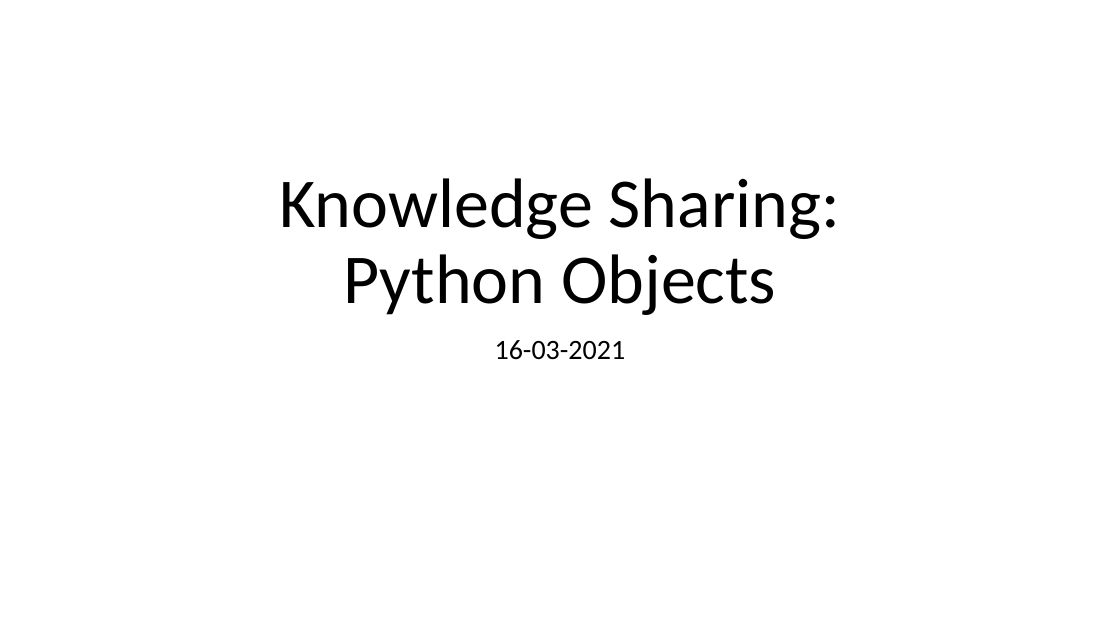
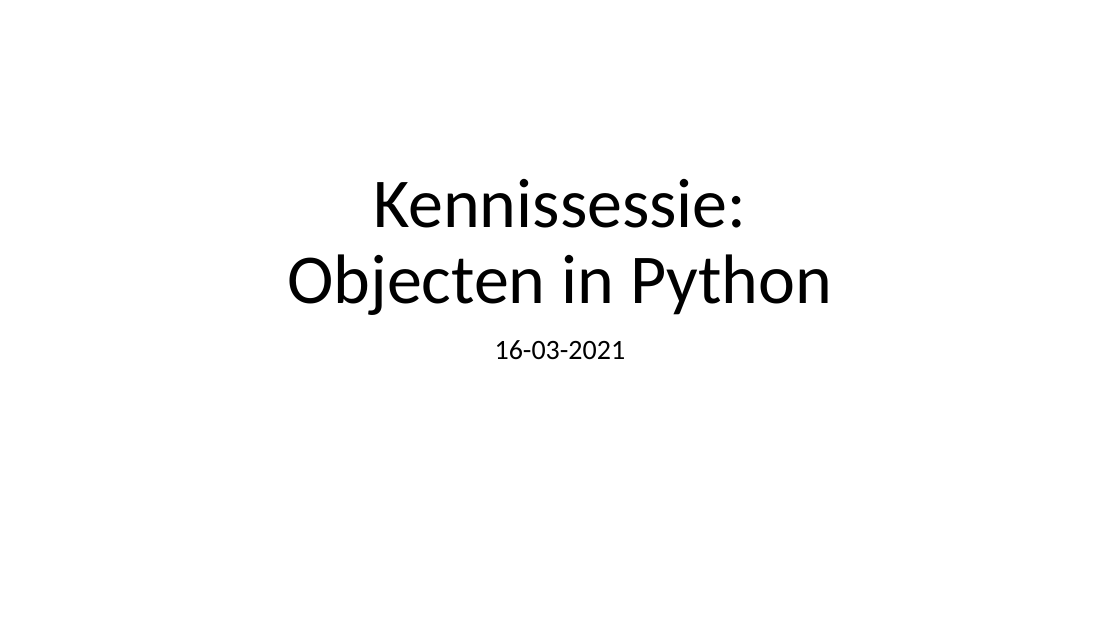
Before and after one commit to LFKoning/knowledge-sharing, a slide deck: slide 1 of objects/python_objects.pptx. Drawn at 1120x630 pixels with LibreOffice and Linux fonts; fonts in the diff are those of the drawing. Boxes give left, top, right and bottom in pixels: in the first picture for what was removed or moved away, otherwise in the second. Text is boxed around its words. In the diff, an @@ line names an element or a change of style, - is before the commit and + after.

```diff
--- a/objects/python_objects.pptx
+++ b/objects/python_objects.pptx
@@ title at box(287, 179, 832, 315): text changed @@
-Knowledge Sharing:
-Python Objects
+Kennissessie:
+Objecten in Python
```
Also in this commit, not shown: 4 other slides changed, 7 slides added, 3 slides removed, 7 other files.
